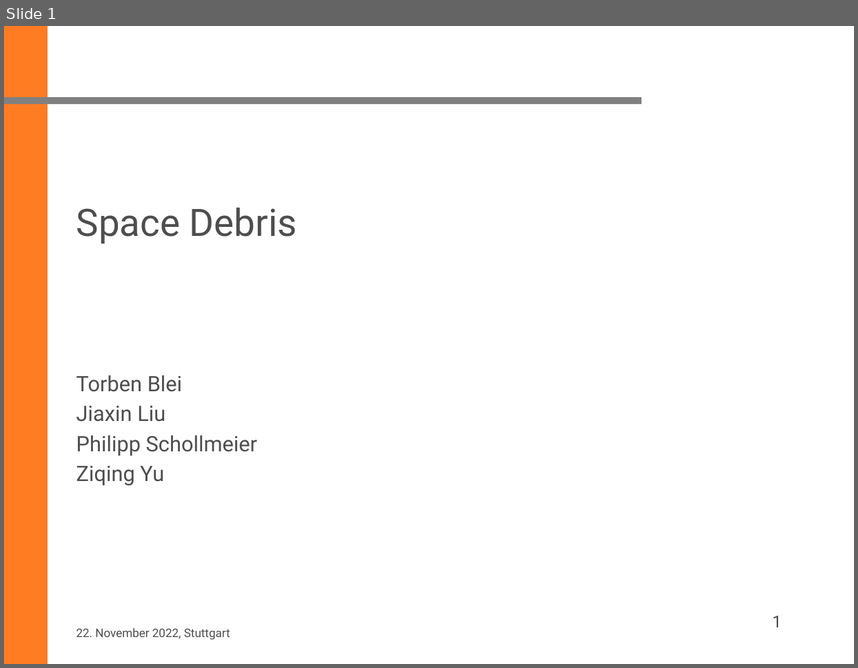
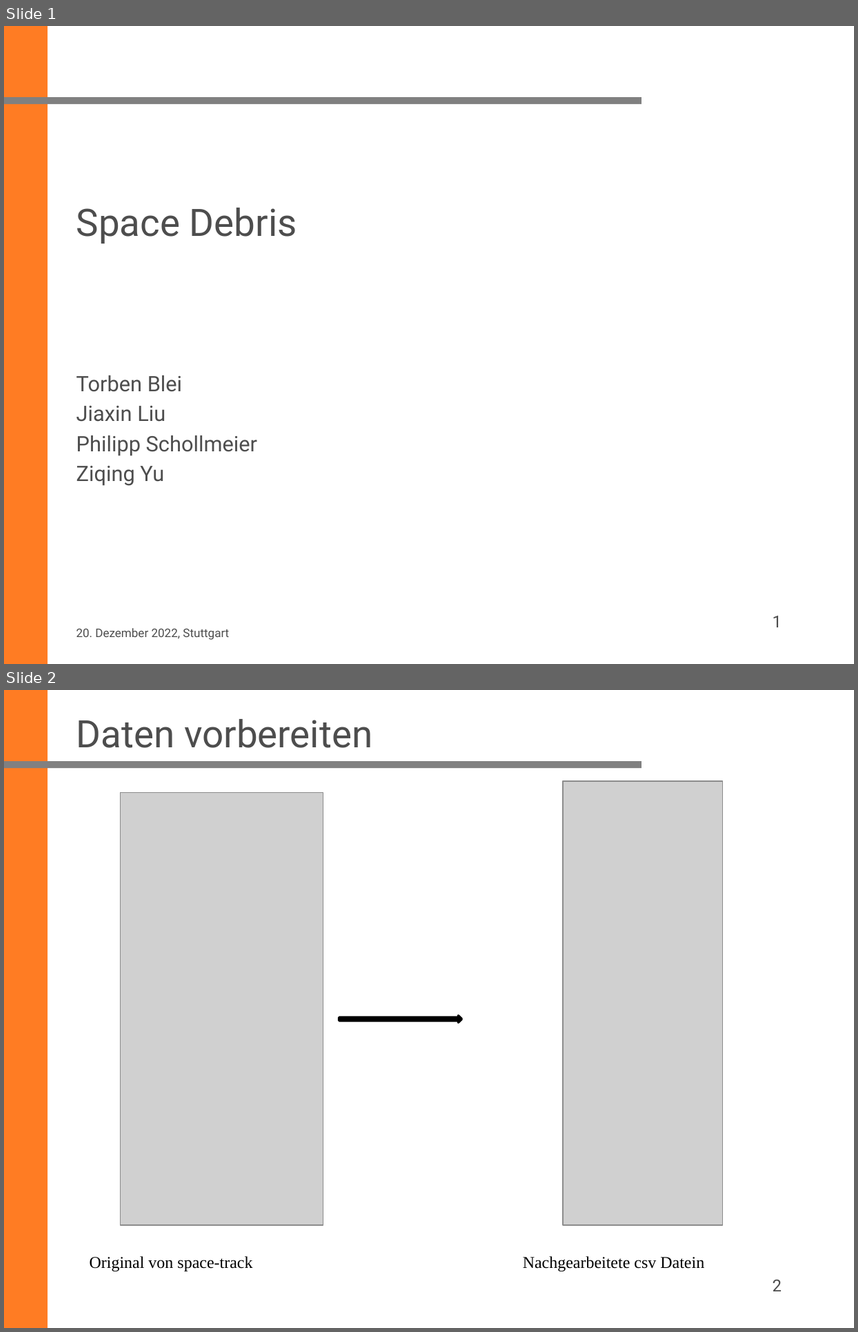
Before and after one commit to ziqing97/Seminar-Aktuelle-Geodaetische-Satelliten-missionen, a slide deck: Project_Space_Debris/vortrag/20221219_Yu.pptx. Shown one above the other, each under a label of ours: slide 1 before the commit, slides 1 and 2 after it. The pictures are 858x668 and 858x1332 pixels, drawn with LibreOffice and Linux fonts; fonts in the diff are those of the drawing; grey boxes stand for pictures; background and template pictures are left out. Boxes give left, top, right and bottom in pixels: in the first picture for what was removed or moved away, otherwise in the second. Text is boxed around its words. In the diff, an @@ line names an element or a change of style, - is before the commit and + after.

```diff
--- a/Project_Space_Debris/vortrag/20221219_Yu.pptx
+++ b/Project_Space_Debris/vortrag/20221219_Yu.pptx
@@ slide 2 added at bbox=[4, 690, 854, 1328], background #FFFFFF; not listed: 2 template elements that a slide beside it also shows @@
@@ title added at bbox=[76, 719, 372, 748], 32 pt, text #4D4D4D @@
+Daten vorbereiten
@@ picture added at bbox=[121, 793, 323, 1225] @@
@@ picture added at bbox=[562, 781, 722, 1225] @@
@@ right arrow added at bbox=[339, 1016, 461, 1023], fill #000000, outline #000000 2 pt @@
@@ text added at bbox=[90, 1256, 252, 1271], 14 pt, text #000000 @@
+Original von space-track
@@ text added at bbox=[523, 1256, 704, 1271], 14 pt, text #000000 @@
+Nachgearbeitete csv Datein
@@ page number added at bbox=[773, 1279, 782, 1291], 14 pt, text #4D4D4D @@
+2
@@ slide 1 changed as well @@
@@ text at bbox=[76, 628, 229, 639]: text changed @@
-22. November 2022, Stuttgart
+20. Dezember 2022, Stuttgart
```
Also in this commit, not shown: 5 other slides added, 2 other files.
